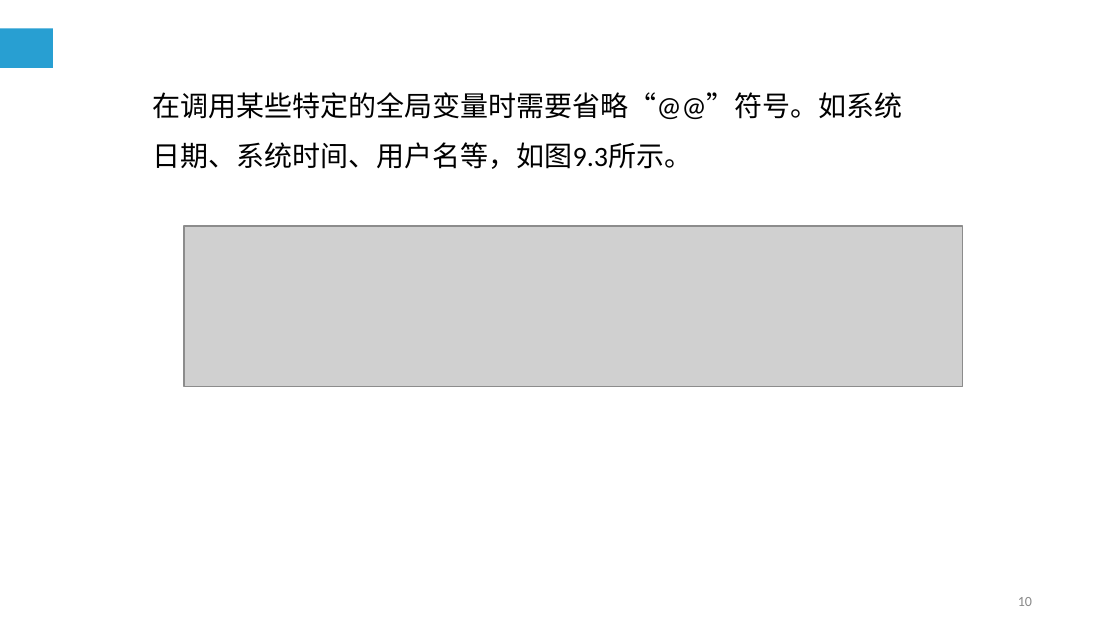
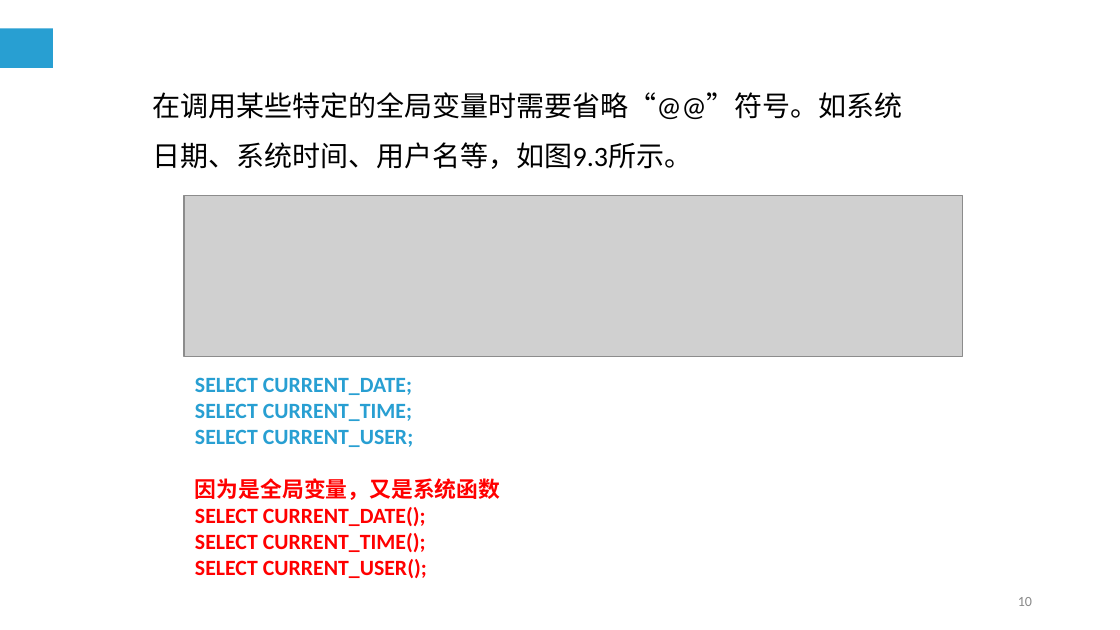
Before and after one commit to cqj726/mysql-s-PPT, a slide deck: slide 10 of PPT/第9章 MySQL编程基础（一）.ppt. Drawn at 1120x630 pixels with LibreOffice and Linux fonts; fonts in the diff are those of the drawing; grey boxes stand for pictures. Boxes give left, top, right and bottom in pixels: in the first picture for what was removed or moved away, otherwise in the second. Text is boxed around its words. In the diff, an @@ line names an element or a change of style, - is before the commit and + after.

```diff
--- a/PPT/第9章 MySQL编程基础（一）.ppt
+++ b/PPT/第9章 MySQL编程基础（一）.ppt
@@ picture: place and size @@
-picture at (184, 226, 962, 386)
+picture at (184, 196, 962, 356)
@@ text added at (195, 377, 500, 578), 14 pt, text #FF0000, bold @@
+SELECT CURRENT_DATE;
+SELECT CURRENT_TIME;
+SELECT CURRENT_USER;
+因为是全局变量，又是系统函数
+SELECT CURRENT_DATE();
+SELECT CURRENT_TIME();
+SELECT CURRENT_USER();
```
Also in this commit, not shown: 9 other slides changed, 1 slide added, 5 slides removed, 3 other files.
